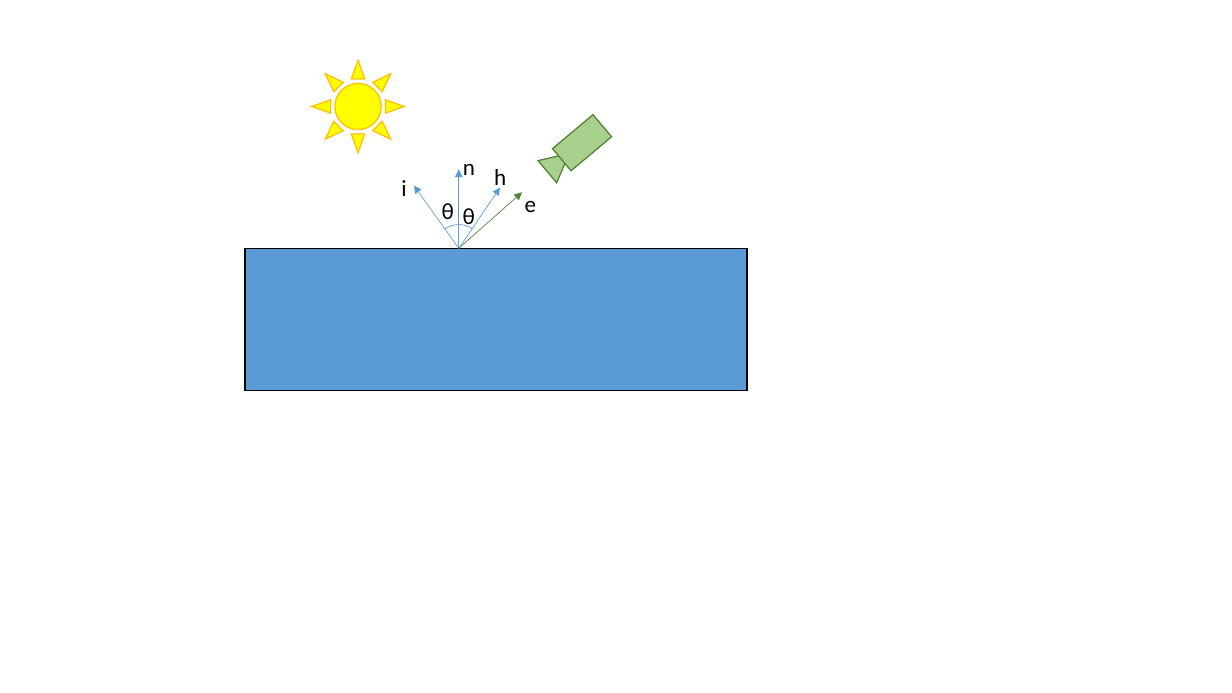
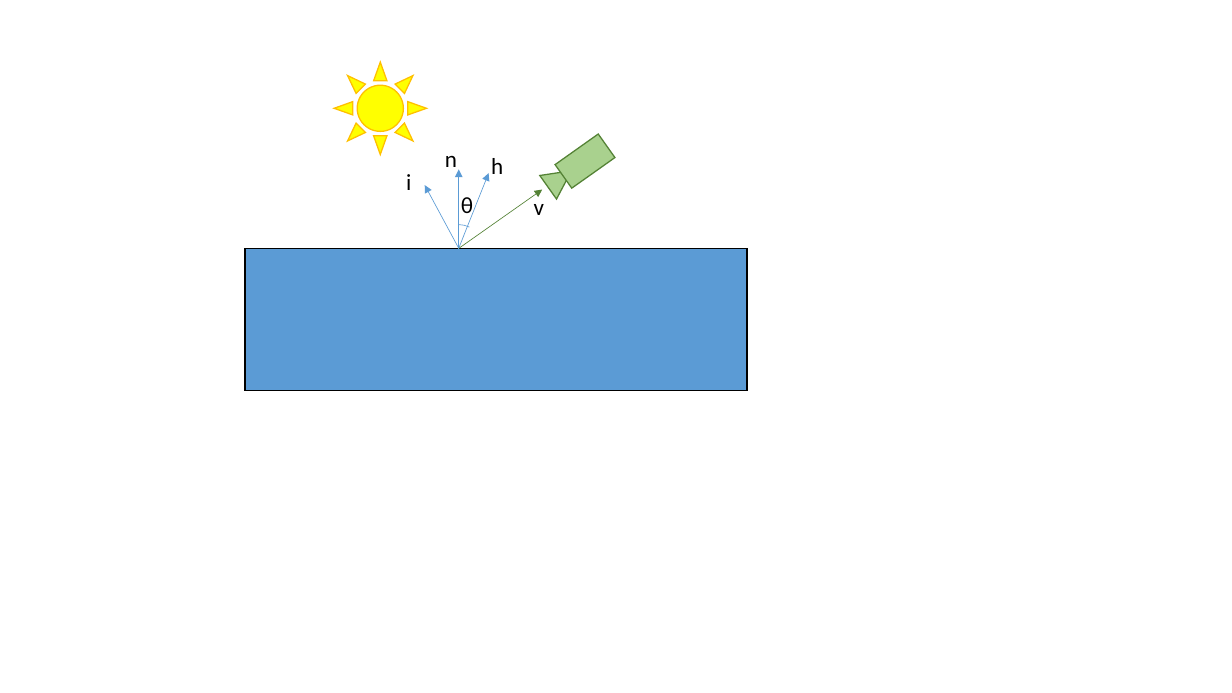
Before and after one commit to Falmouth-Games-Academy/bsc-course-materials, a slide deck: slide 5 of COMP220/07/diagrams.pptx. Drawn at 1232x693 pixels with LibreOffice and Linux fonts; fonts in the diff are those of the drawing. Boxes give left, top, right and bottom in pixels: in the first picture for what was removed or moved away, otherwise in the second. Text is boxed around its words. In the diff, an @@ line names an element or a change of style, - is before the commit and + after.

```diff
--- a/COMP220/07/diagrams.pptx
+++ b/COMP220/07/diagrams.pptx
@@ sun moved from (x1=312, y1=60, x2=405, y2=152) to (x1=335, y1=62, x2=427, y2=154) @@
@@ text "n" moved from (x1=463, y1=163, x2=475, y2=175) to (x1=445, y1=155, x2=457, y2=167) @@
@@ text "h" rewrapped from (x1=494, y1=169, x2=506, y2=191) to (x1=491, y1=158, x2=503, y2=174) @@
@@ rectangle at (x1=556, y1=134, x2=615, y2=188): rotation 320 to 324 degrees @@
@@ text "i" moved from (x1=401, y1=180, x2=406, y2=196) to (x1=406, y1=174, x2=411, y2=190) @@
@@ arrow moved from (459, 249) - (500, 188) to (457, 251) - (489, 173) @@
@@ triangle at (x1=540, y1=159, x2=580, y2=199): rotation 50 to 54 degrees @@
@@ arrow moved from (459, 249) - (414, 186) to (459, 249) - (425, 185) @@
@@ text removed at (x1=442, y1=203, x2=454, y2=226) @@
-θ
@@ text "θ" moved from (x1=463, y1=208, x2=475, y2=231) to (x1=461, y1=197, x2=473, y2=219) @@
@@ arrow moved from (458, 249) - (522, 192) to (458, 249) - (543, 189) @@
@@ text at (x1=534, y1=196, x2=544, y2=215): text changed @@
-e
+v
@@ arc (boxed as its full ellipse) at (x1=435, y1=225, x2=482, y2=272): proportions changed @@
```
Also in this commit, not shown: 52 other files.
